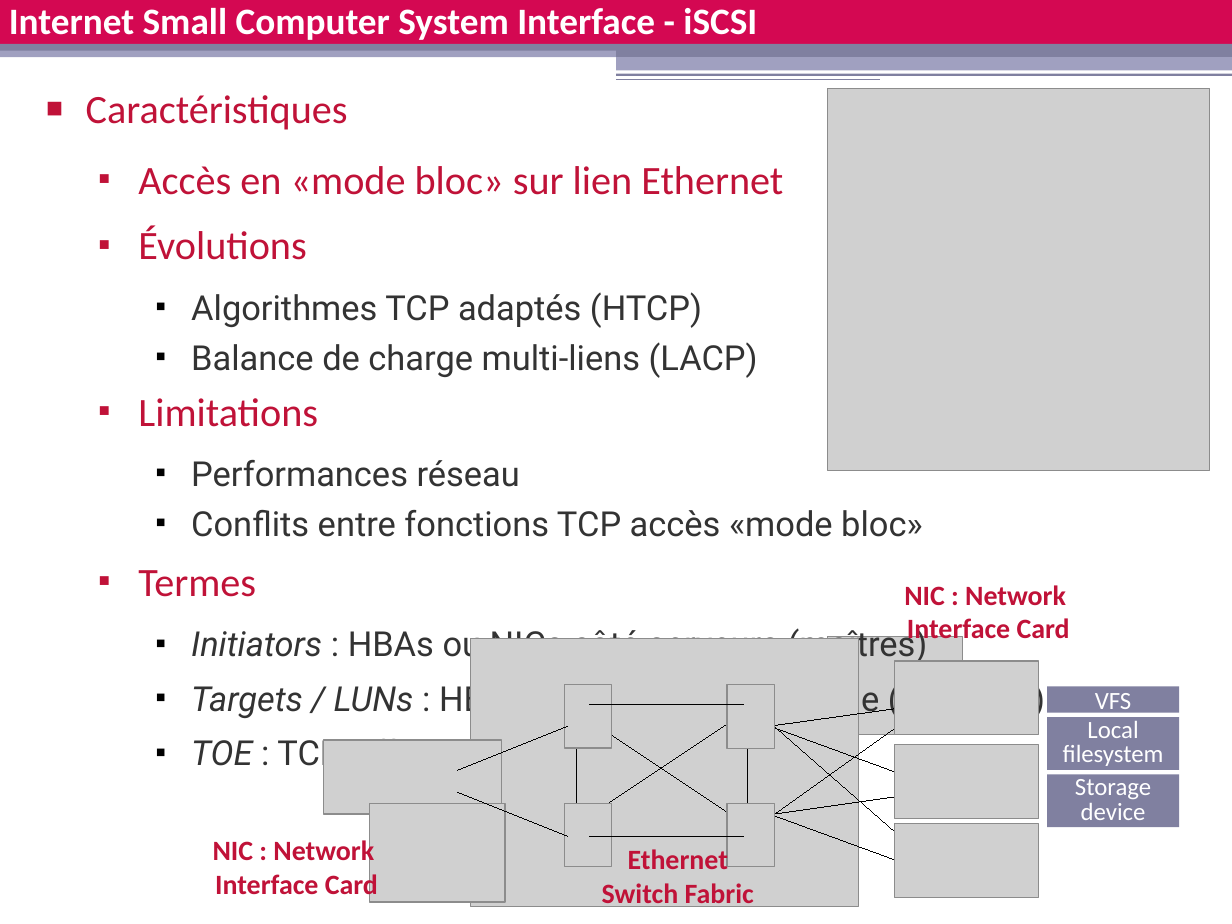
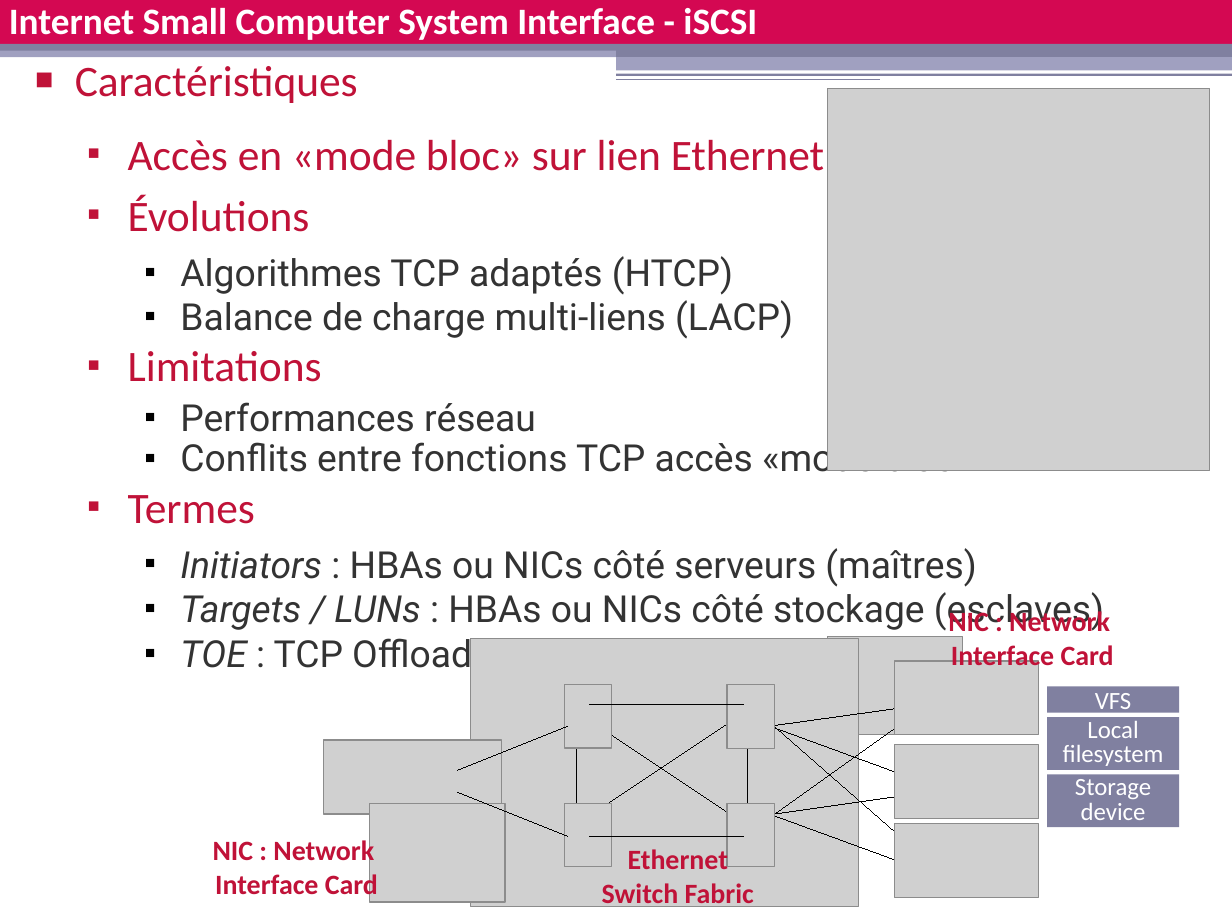
Before and after one commit to platu/inetdoc, a slide deck: slide 9 of presentations/stockage-reseau/stockage-reseau.odp. Drawn at 1232x924 pixels with LibreOffice and Linux fonts; fonts in the diff are those of the drawing; grey boxes stand for pictures. Boxes give left, top, right and bottom in pixels: in the first picture for what was removed or moved away, otherwise in the second. Text is boxed around its words. In the diff, an @@ line names an element or a change of style, - is before the commit and + after.

```diff
--- a/presentations/stockage-reseau/stockage-reseau.odp
+++ b/presentations/stockage-reseau/stockage-reseau.odp
@@ text "Caractéristiques": place and size @@
-text "Caractéristiques" at [86, 95, 1045, 774]
+text "Caractéristiques" at [75, 66, 1104, 676]
@@ text "Caractéristiques" at [75, 66, 1104, 676]: size 25.9 to 28 pt in "Caractéristiques", "Accès en «mode bloc» sur lien Ethernet", "Évolutions", "Limitations" and 1 more places; size 22.2 to 24 pt in "Algorithmes TCP adaptés (HTCP)", "Balance de charge multi-liens (LACP)", "Performances réseau", "Conflits entre fonctions TCP accès «mode bloc»" and 3 more places; less space between paragraphs; line spacing 1 to 0.9 @@
@@ text "NIC : Network" rewrapped from [904, 585, 1070, 645] to [948, 608, 1114, 672] @@
```
Also in this commit, not shown: 4 other slides changed, 5 other files.
